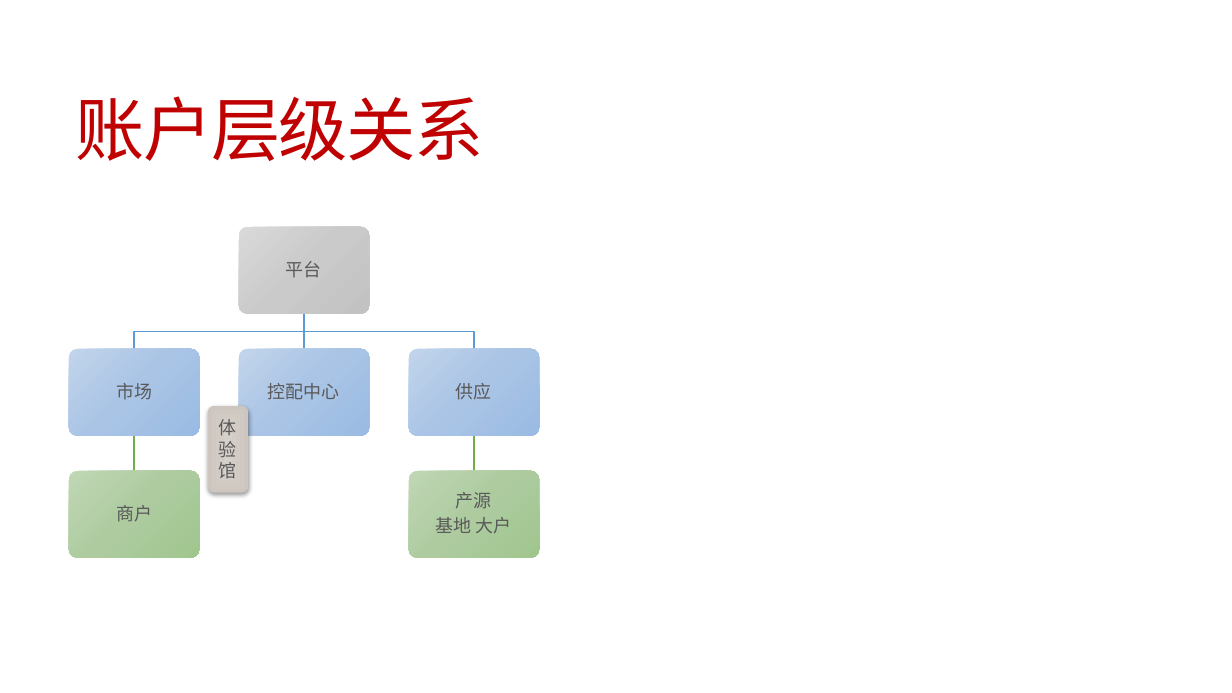
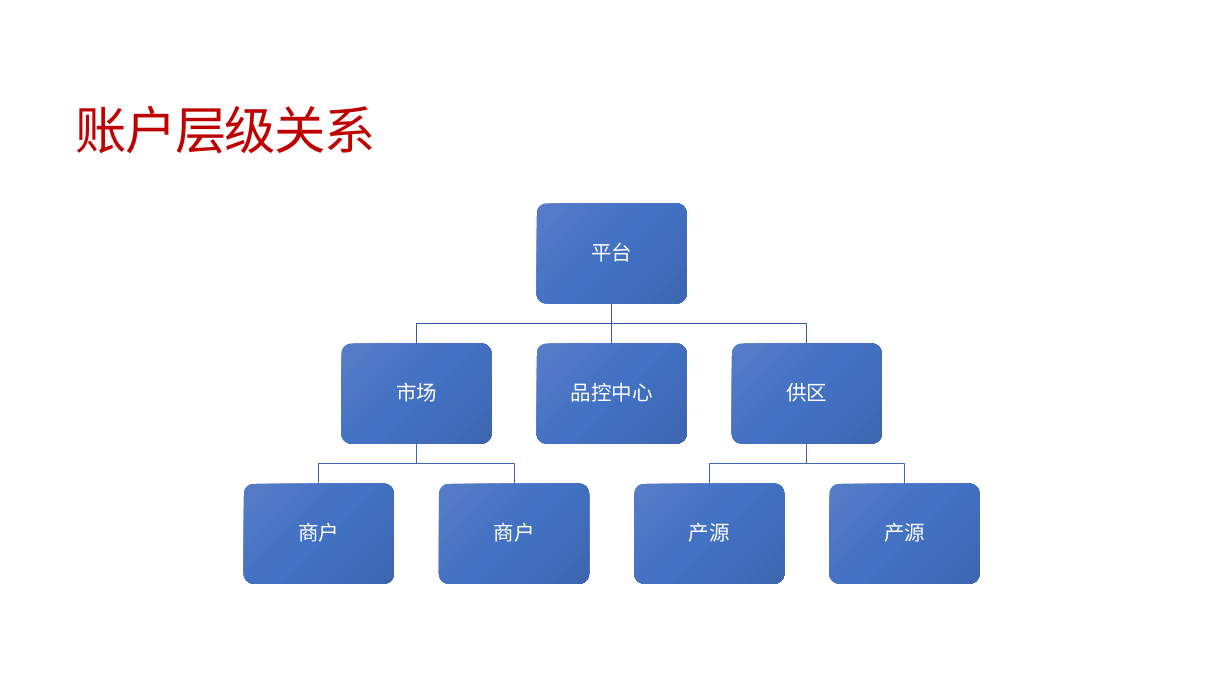
Before and after one commit to jzgi/chainsmart, a slide deck: slide 18 of Docs/品链供销平台.pptx. Drawn at 1232x693 pixels with LibreOffice and Linux fonts; fonts in the diff are those of the drawing. Boxes give left, top, right and bottom in pixels: in the first picture for what was removed or moved away, otherwise in the second. Text is boxed around its words. In the diff, an @@ line names an element or a change of style, - is before the commit and + after.

```diff
--- a/Docs/品链供销平台.pptx
+++ b/Docs/品链供销平台.pptx
@@ title "账户层级关系" at (76,106,376,154): size 54 to 40 pt @@
@@ size 14 to 16 pt, text colour #595959 to #FFFFFF in 3 elements at (298,523,339,542), (396,382,437,402), (591,243,632,262) @@
@@ text "平台": place and size @@
-text "平台" at (286,261,322,277)
+text "平台" at (591,243,632,262)
@@ freeform shape: place and size @@
-freeform shape at (304,314,474,349)
+freeform shape at (417,303,612,343)
@@ freeform shape at (417,303,612,343): outline #5B9BD5 1 pt to #365B9D 0.75 pt @@
@@ rounded rectangle: place and size @@
-rounded rectangle at (409,348,539,435)
+rounded rectangle at (341,344,492,444)
@@ rounded rectangle at (341,344,492,444): fill gradient #C2D5EC to #AAC5E5 to #9ABCE3 to gradient #587DC8 to #4472C4 to #3D66B0 @@
@@ text "市场": place and size @@
-text "市场" at (116,383,152,400)
+text "市场" at (396,382,437,402)
@@ text at (571,382,653,402): text changed; size 14 to 16 pt; text colour #595959 to #FFFFFF @@
-控配中心
+品控中心
@@ rounded rectangle removed at (208,406,249,493) @@
-体验馆
@@ freeform shape: place and size @@
-freeform shape at (470,436,479,471)
+freeform shape at (417,444,515,483)
@@ freeform shape at (417,444,515,483): outline #70AD47 1 pt to #3E67B2 0.75 pt @@
@@ text "商户": place and size @@
-text "商户" at (116,505,152,522)
+text "商户" at (298,523,339,542)
@@ group removed at (68,226,512,557): 4 rounded rectangles, 3 freeform shapes, 2 texts @@
-供应
-产源
-基地 大户
@@ rounded rectangle: place and size @@
-rounded rectangle at (409,470,539,557)
+rounded rectangle at (439,483,590,583)
@@ rounded rectangle at (439,483,590,583): fill gradient #C0D7B6 to #AECCA0 to #A0C68E to gradient #587DC8 to #4472C4 to #3D66B0 @@
@@ group added at (244,203,981,583): 6 rounded rectangles, 5 freeform shapes, 4 texts @@
+商户
+供区
+产源
+产源
```
Also in this commit, not shown: 5 other slides changed, 2 slides added, 1 slide removed, 34 other files.
